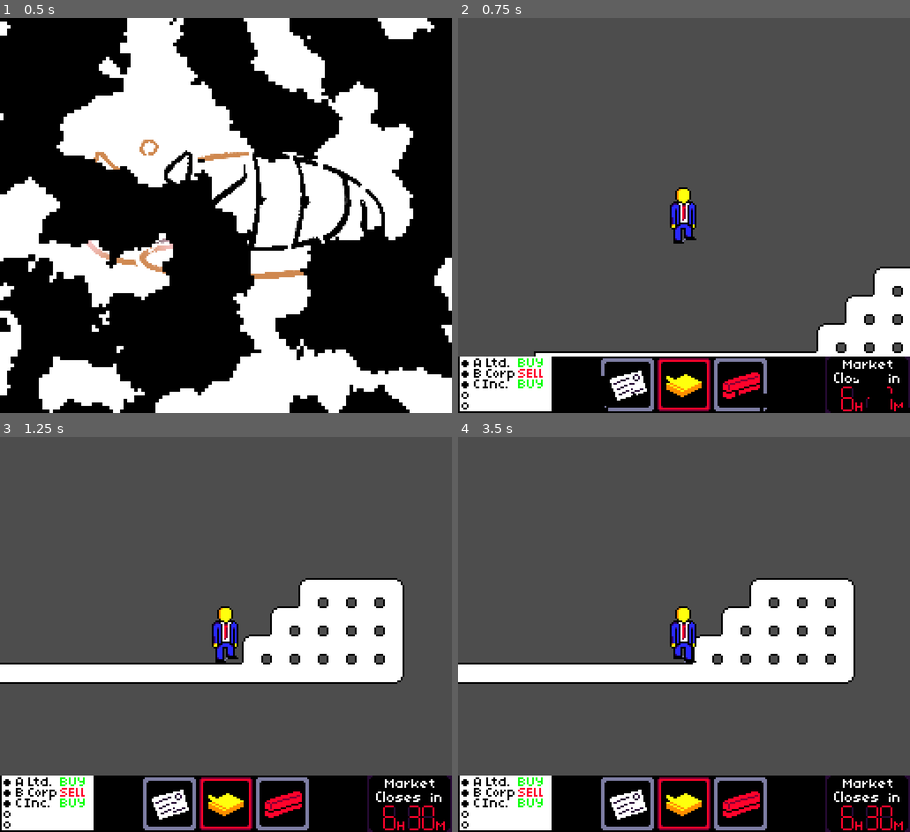
Above: before the commit, frames 1-4 (two rows, left to right).
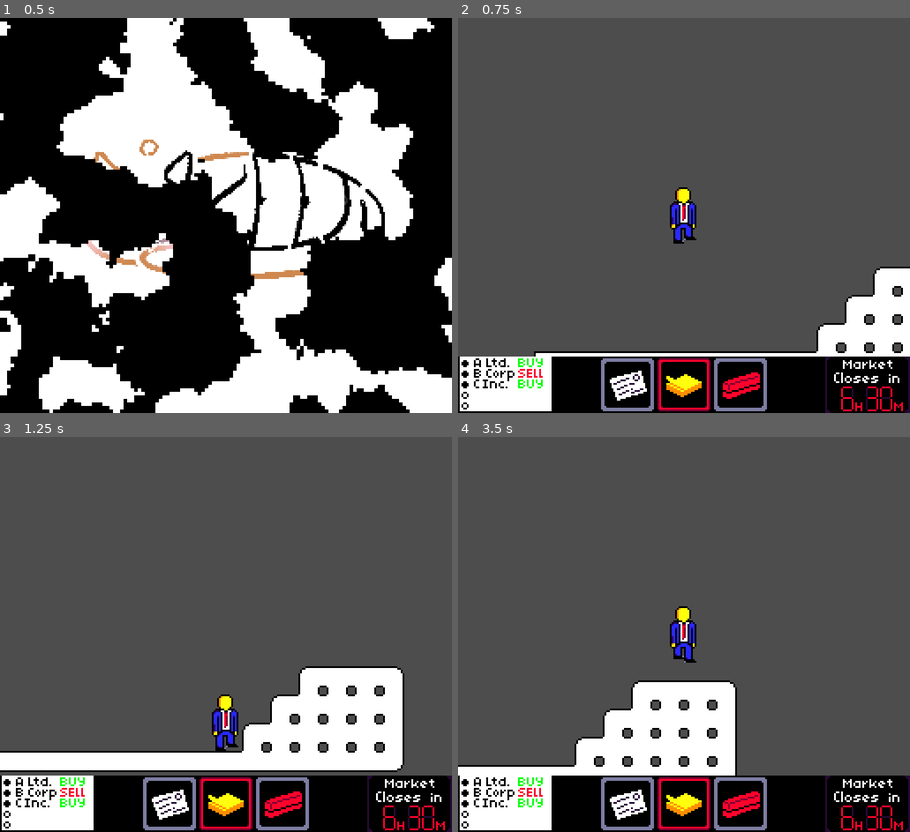
Above: after the commit, the same moments.

Repository: Team-Skeejy/lospec2
Game: Godot game, scene res://scenes/splash_screen.tscn
The game is run twice, just before and just after one commit, with the same random seed, the same clock (stepped at 60 frames per second) and the same inputs.
Inputs:
- Up to frame 1 (0.5 s): no input
- Up to frame 2 (0.75 s): tap Enter (Select) at 0.5 s; hold D (Right) from 0.53 s (still down); hold Space (A) from 0.53 s (still down)
- Up to frame 3 (1.25 s): keep holding D (Right); keep holding Space (A); tap W (Up) at 0.77 s
- Up to frame 4 (3.5 s): release Space (A) at 1.28 s; tap Space (A) at 1.35, 2.3, 3.05 s; tap W (Up) at 1.52, 3.02 s; release D (Right) at 2.03 s; hold A (Left) 2.03-2.78 s; hold Alt (B) 2.03-2.78 s; hold D (Right) from 2.78 s (still down); tap Enter (Select) at 2.85 s

Frame 1 is identical in both runs. In frame 2, 0.3% of the frame differs, in the area x 31-100%, y 90-100%; in frame 3, 21%, in the area x 0-90%, y 35-85%; in frame 4, 18%.

Commit message:
double jump

Diff:
--- a/scenes/UI/in_game_menu.tscn
+++ b/scenes/UI/in_game_menu.tscn
@@ -6,25 +6,18 @@
 [node name="InGameMenu" type="Control"]
 process_mode = 3
 layout_mode = 3
-anchors_preset = 8
-anchor_left = 0.5
-anchor_top = 0.5
-anchor_right = 0.5
-anchor_bottom = 0.5
-offset_left = -128.0
-offset_top = -112.0
-offset_right = -128.0
-offset_bottom = -112.0
+anchors_preset = 15
+anchor_right = 1.0
+anchor_bottom = 1.0
 grow_horizontal = 2
 grow_vertical = 2
 script = ExtResource("1_nw72i")
 
 [node name="TextureRect" type="TextureRect" parent="."]
 layout_mode = 0
-offset_left = -128.0
-offset_top = 80.0
-offset_right = 128.0
-offset_bottom = 304.0
+offset_top = 192.0
+offset_right = 256.0
+offset_bottom = 416.0
 texture = ExtResource("2_jeg86")
 expand_mode = 1
 stretch_mode = 1
--- a/scenes/fade_transition.tscn
+++ b/scenes/fade_transition.tscn
@@ -16,7 +16,7 @@
 
 [sub_resource type="ShaderMaterial" id="ShaderMaterial_gx24w"]
 shader = ExtResource("4_jxqvp")
-shader_parameter/pixel_size = -18
+shader_parameter/pixel_size = 2
 shader_parameter/threshold = 0.0
 shader_parameter/noise = SubResource("NoiseTexture2D_nc4u7")
 
--- a/scenes/player.tscn
+++ b/scenes/player.tscn
@@ -1,8 +1,9 @@
-[gd_scene load_steps=10 format=3 uid="uid://bt1fj4qvrccb"]
+[gd_scene load_steps=11 format=3 uid="uid://bt1fj4qvrccb"]
 
 [ext_resource type="Texture2D" uid="uid://c214knk0hl84s" path="res://textures/character.png" id="1_3cjso"]
 [ext_resource type="Script" path="res://scripts/player.gd" id="1_8kpki"]
 [ext_resource type="PackedScene" uid="uid://dsbss8b7gdlc" path="res://scenes/UI/in_game_menu.tscn" id="3_r86lk"]
+[ext_resource type="PackedScene" uid="uid://d2cxc3kwh0bon" path="res://scenes/post_it.tscn" id="4_cf28q"]
 
 [sub_resource type="AtlasTexture" id="AtlasTexture_lyp5j"]
 atlas = ExtResource("1_3cjso")
@@ -67,9 +68,11 @@
 shape = SubResource("RectangleShape2D_rmf5r")
 
 [node name="Camera2D" type="Camera2D" parent="."]
+limit_bottom = 32
+limit_smoothed = true
 
-[node name="InGameMenu" parent="Camera2D" instance=ExtResource("3_r86lk")]
-offset_left = 0.0
-offset_top = 0.0
-offset_right = 0.0
-offset_bottom = 0.0
+[node name="CanvasLayer" type="CanvasLayer" parent="Camera2D"]
+
+[node name="InGameMenu" parent="Camera2D/CanvasLayer" instance=ExtResource("3_r86lk")]
+
+[node name="PostIt" parent="." instance=ExtResource("4_cf28q")]
--- /dev/null
+++ b/scenes/post_it.tscn
@@ -0,0 +1,10 @@
+[gd_scene load_steps=2 format=3 uid="uid://d2cxc3kwh0bon"]
+
+[ext_resource type="Script" path="res://scripts/post_it.gd" id="1_5ubuj"]
+
+[node name="PostIt" type="Node"]
+script = ExtResource("1_5ubuj")
+
+[node name="Timer" type="Timer" parent="."]
+wait_time = 0.2
+one_shot = true
--- a/scripts/fade_transition.gdshader
+++ b/scripts/fade_transition.gdshader
@@ -2,15 +2,15 @@
 
 uniform sampler2D noise;
 const int pixelsize = 1;
-const vec2 screen_size = vec2(128., 112.);
-uniform int pixel_size = 1;
+const vec2 screen_size = vec2(256., 224.);
+uniform int pixel_size : hint_range(1, 10, 1);
 uniform float threshold : hint_range(0.0, 1.0, 0.1);
 
 void fragment() {
 	float x = UV.x;
 	float y = UV.y;
-	x = floor(x * screen_size.x)/screen_size.x;
-	y = floor(y * screen_size.y)/screen_size.y;
+	x = floor(x * screen_size.x/float(pixel_size))/(screen_size.x/float(pixel_size));
+	y = floor(y * screen_size.y/float(pixel_size))/(screen_size.y/float(pixel_size));;
 	float noise_val = texture(noise, vec2(x, y)).r;
 	//float t = abs(sin(TIME));
 	COLOR = noise_val > threshold ? vec4(0, 0, 0, 1) : vec4(0, 0, 0, 0);
--- /dev/null
+++ b/scripts/item.gd
@@ -0,0 +1,2 @@
+class_name Item
+extends Node
--- a/scripts/player.gd
+++ b/scripts/player.gd
@@ -5,10 +5,12 @@
 @export var interaction_area: Area2D
 
 var speed := 8000.0
-var jump_velocity := -200.0
+var jump_velocity := -300.0
 
 # Get the gravity from the project settings to be synced with RigidBody nodes.
 var gravity = Global.GRAVITY
+
+signal first_jump
 
 func a_press():
 	var collisions := interaction_area.get_overlapping_areas()
@@ -17,7 +19,8 @@
 			if area is Interactable:
 				area.interact()
 	elif is_on_floor():
-		velocity.y = jump_velocity
+		first_jump.emit()
+		jump()
 
 func _physics_process(delta: float):
 	# Add the gravity.
@@ -48,3 +51,6 @@
 		sprite.play()
 
 	move_and_slide()
+
+func jump():
+	velocity.y = jump_velocity
--- /dev/null
+++ b/scripts/post_it.gd
@@ -0,0 +1,41 @@
+class_name PostIt
+extends Item
+
+@export var number_of_jumps : int = 2
+var jumps_available : int = 0
+@onready var player : Player = get_parent()
+@onready var timer : Timer = $Timer
+var active = false
+
+
+func _ready():
+	player.first_jump.connect(activate)
+
+func _physics_process(_delta:float):
+
+	if not active:
+		return
+
+	if player.is_on_floor():
+		deactivate()
+		return
+
+	if not timer.is_stopped():
+		return
+
+	if Input.is_action_just_pressed("A"):
+		player.jump()
+		jumps_available -= 1
+		if jumps_available <= 0:
+			deactivate()
+
+func activate():
+	if number_of_jumps <= 1:
+		return
+	active = true
+	timer.start()
+	jumps_available = number_of_jumps - 1
+
+func deactivate():
+	active = false
+	timer.stop()
--- a/scripts/ui/in_game_menu.gd
+++ b/scripts/ui/in_game_menu.gd
@@ -3,8 +3,9 @@
 var open_close_speed := 0.5
 
 var is_opened : bool = false
-const open_menu_position := Vector2(-128, -112)
-const closed_menu_position := Vector2(-128, 80)
+#const open_menu_position := Vector2(-128, -112)
+const open_menu_position := Vector2()
+const closed_menu_position := Vector2(0, 192)
 
 var tween : Tween
 
@@ -15,8 +16,8 @@
 
 
 
-func _process(delta):
-	if Input.is_action_just_pressed("Start") :
+func _process(_delta: float):
+	if Input.is_action_just_pressed("Start"):
 		if is_opened:
 			close()
 		else:
Binary file changed: textures/aseprite/tileset1.aseprite
Binary file changed: textures/tilesets/tileset1.png
